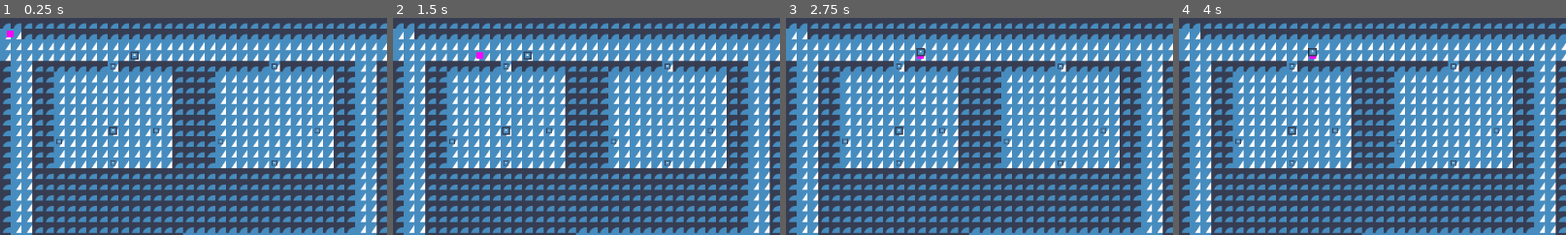
Above: before the commit, frames 1-4 (left to right).
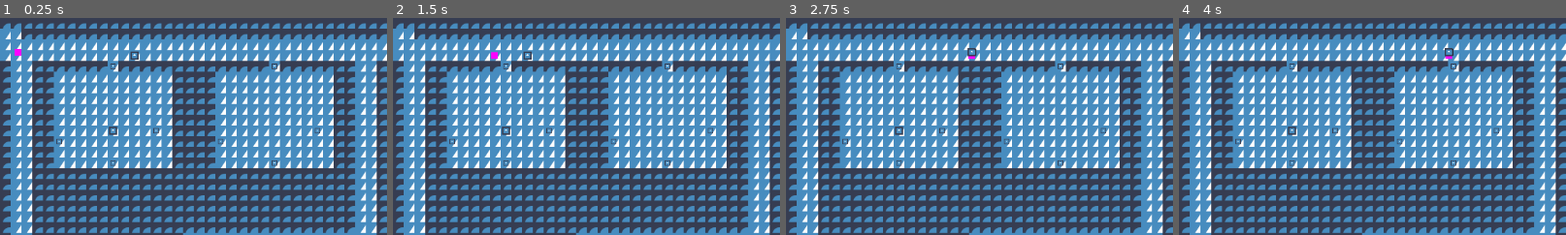
Above: after the commit, the same moments.

Repository: Nathpett/City-Navigation-Project
Game: Godot game, scene res://main.tscn
Same seed, same stepped clock (60 frames per second), same inputs: the game is played once before the commit and once after it. The engine's default icon, where the game draws it, is replaced by a stand-in: a white triangle on a blue panel in a dark square.
Inputs:
- Up to frame 1 (0.25 s): no input
- Up to frame 2 (1.5 s): tap Enter at 0.5 s
- Up to frame 3 (2.75 s): no input
- Up to frame 4 (4 s): no input
The pictures show only the part of the screen within x 0-50%, y 0-50%; the shares and areas given below are measured in that part.

The runs differ from the first frame. In frame 1, 0.1% of the frame differs, in the area x 1-6%, y 5-18%; in frame 2, 0.1%; in frame 3, 0.2%, in the area x 33-50%, y 13-20%; in frame 4, 0.2%.

Commit message:
Ok I got it

Diff:
--- a/npc.gd
+++ b/npc.gd
@@ -7,6 +7,7 @@
 var in_sight_range: Array
 var holding = null
 var target = null
+var state_successful: bool = false
 
 @onready var navigation_agent: NavigationAgent2D = $NavigationAgent2D
 
--- a/state/npc_states/porter.gd
+++ b/state/npc_states/porter.gd
@@ -6,7 +6,25 @@
 
 
 func state_logic() -> void:
-	state_machine.push_state("wander", {"exit_criteria": "thing"})
-	#state_machine.push_state("wander", {"exit_criteria": "thing"})
-	await state_machine.state_concluded
-	state_machine.push_state("seek", {"target": state_owner.get_meta("target")})
+	while true:
+		state_machine.push_state("wander", {"exit_criteria": "thing"})
+		await state_machine.state_concluded
+
+		state_machine.push_state("seek", {"target": state_owner.get_meta("target")})
+		await state_machine.state_concluded
+
+		var ported_item
+		if state_owner.state_successful:
+			ported_item = state_owner.get_meta("target")
+			state_owner.pick_up(ported_item)
+		else:
+			continue
+
+		state_machine.push_state("wander", {"exit_criteria": "box"})
+		await state_machine.state_concluded
+
+		var box = state_owner.get_meta("target")
+		state_machine.push_state("seek", {"target": box})
+		await state_machine.state_concluded
+
+		box.store(ported_item)
--- a/state/npc_states/wander.gd
+++ b/state/npc_states/wander.gd
@@ -14,12 +14,10 @@
 	stops = []
 
 	exit_criteria = parameters.get("exit_criteria", "thing")
+	_on_state_owner_navigation_finished()
 
 
 func _physics_process(_delta):
-	if state_owner.holding != null:
-		return
-
 	var things_seen: Array = state_owner.look()
 	if things_seen.is_empty():
 		return
@@ -27,8 +25,8 @@
 	for thing in things_seen:
 		if thing.get_script().get_path().get_file().get_basename() == exit_criteria:
 			state_owner.set_meta("target", thing)
+			state_owner.state_successful = true
 			emit_signal("state_concluded")
-			#push_state.call("seek", {"target": thing}) # TODO EXIT STATE BUT SOMEHOW KEEP KNOWLEDGE OF SOUGHT THING!
 			return
 
 
@@ -42,6 +40,4 @@
 func _on_state_owner_navigation_finished() -> void:
 	if stops.size() == 0:
 		populate_stops()
-		if state_owner.holding:
-			state_owner.drop()
 	state_owner.set_movement_target(stops.pop_front().global_position)
--- a/state/state.gd
+++ b/state/state.gd
@@ -2,11 +2,12 @@
 extends Node
 
 signal exit_state
-signal state_concluded
+signal state_concluded()
 signal cycle_finished
 
 var cycle_timer: Timer
 var cycle_freq: float = 1.0
+var is_paused: bool = false
 
 var state_owner
 var state_machine
@@ -35,12 +36,14 @@
 
 
 func pause() -> void:
+	is_paused = true
 	set_process(false)
 	set_physics_process(false)
 	#self.process_mode = Node.PROCESS_MODE_DISABLED
 
 
 func unpause() -> void:
+	is_paused = false
 	set_process(true)
 	set_physics_process(true)
 	#self.process_mode = Node.PROCESS_MODE_PAUSABLE
--- a/state/state_machine.gd
+++ b/state/state_machine.gd
@@ -8,7 +8,7 @@
 
 
 func push_state(state_name, parameters = null, overwrite = false) -> void:
-	if state != null:
+	if state != null and !state.is_queued_for_deletion():
 		if overwrite:
 			state.exit()
 		else:
@@ -29,10 +29,9 @@
 
 func _on_state_concluded() -> void:
 	state.exit()
-	if len(state_stack) == 0:
-		return
-	state = state_stack.pop_back()
-	state.unpause()
+	if len(state_stack) > 0:
+		state = state_stack.pop_back()
+		state.unpause()
 	emit_signal("state_concluded")
 
 
